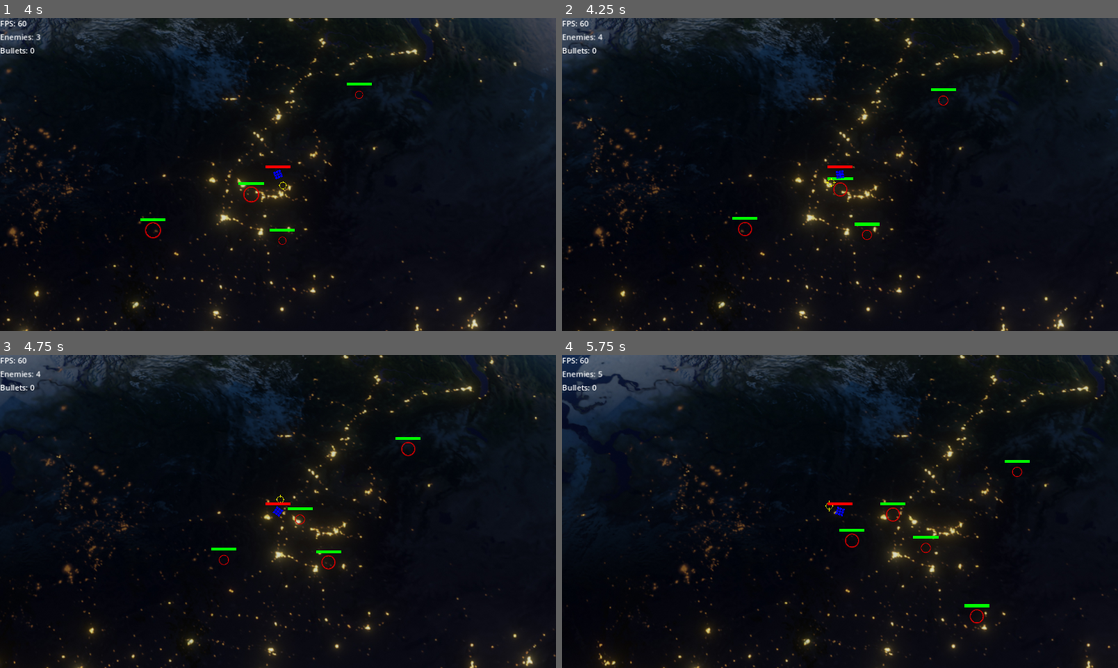
Above: before the commit, frames 1-4 (two rows, left to right).
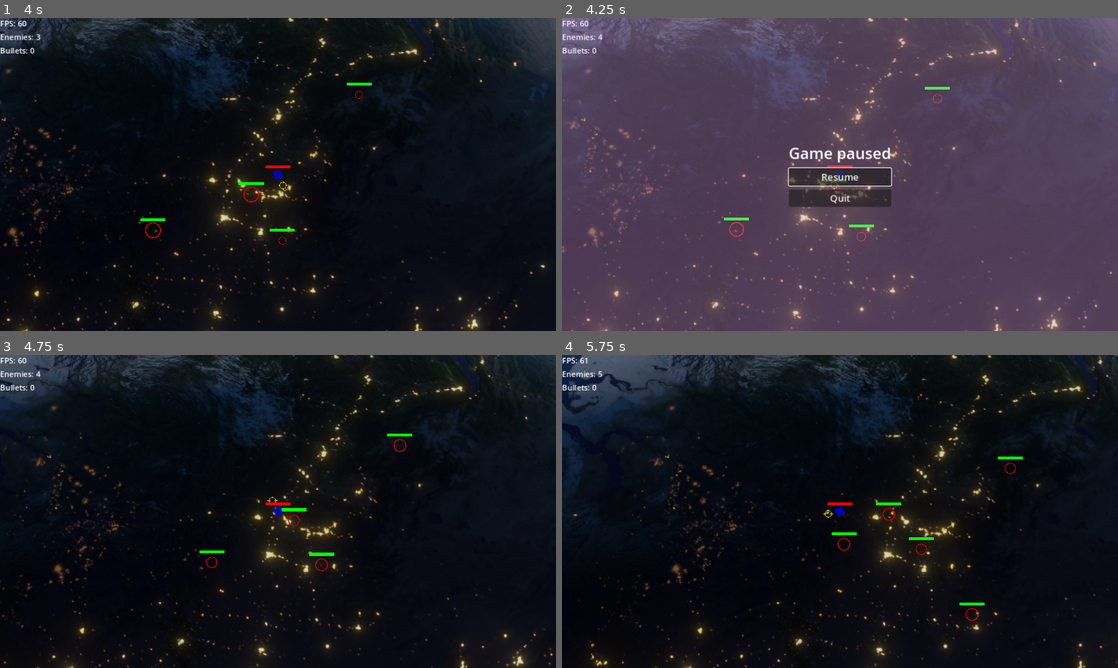
Above: after the commit, the same moments.

Repository: sebszczec/Bambo
Game: Godot game, scene res://scenes/world.tscn
Two runs of this game, one before a commit and one after it. Both use one fixed random seed, a clock stepped at 60 frames per second and the inputs below.
Inputs (mouse positions are in pixels of both pictures, inside the frame that each line leads up to):
- Up to frame 1 (4 s): tap Enter at 0.5 s; hold Right (ui_right) 0.53-1.28 s; hold Down (ui_down) 1.28-2.03 s; hold Right (ui_right) 2.03-2.78 s; hold Up (ui_up) 2.78-3.53 s; hold Left (ui_left) from 3.53 s (still down)
- Up to frame 2 (4.25 s): keep holding Left (ui_left); tap Escape (ui_pause, bound only after the commit) at 4.15 s
- Up to frame 3 (4.75 s): release Left (ui_left) at 4.25 s; click (278, 514) at 4.25 s, where only the run after the commit has a clickable "Resume"
- Up to frame 4 (5.75 s): hold Left (ui_left) from 5.03 s (still down)

Frame 1 is identical in both runs. In frame 2, 100% of the frame differs, in the area x 0-100%, y 0-100%; in frame 3, 6.5%; in frame 4, 6.8%.

Commit message:
pause menu can be controlled by keyboard

Diff:
--- a/project.godot
+++ b/project.godot
@@ -59,6 +59,7 @@
 ui_pause={
 "deadzone": 0.5,
 "events": [Object(InputEventJoypadButton,"resource_local_to_scene":false,"resource_name":"","device":-1,"button_index":6,"pressure":0.0,"pressed":false,"script":null)
+, Object(InputEventKey,"resource_local_to_scene":false,"resource_name":"","device":0,"window_id":0,"alt_pressed":false,"shift_pressed":false,"ctrl_pressed":false,"meta_pressed":false,"pressed":false,"keycode":0,"physical_keycode":4194305,"key_label":0,"unicode":0,"location":0,"echo":false,"script":null)
 ]
 }
 
--- a/scripts/pause_menu.gd
+++ b/scripts/pause_menu.gd
@@ -1,4 +1,6 @@
 extends Control
+
+@onready var resumeButton = $GridContainer/ResumeButton
 
 var isPaused = false
 
@@ -9,6 +11,9 @@
 	isPaused = value
 	get_tree().paused = isPaused
 	visible = isPaused
+
+	if isPaused:
+		resumeButton.grab_focus()
 
 func _physics_process(_delta: float) -> void:
 	if Input.is_action_just_pressed("ui_pause"):
